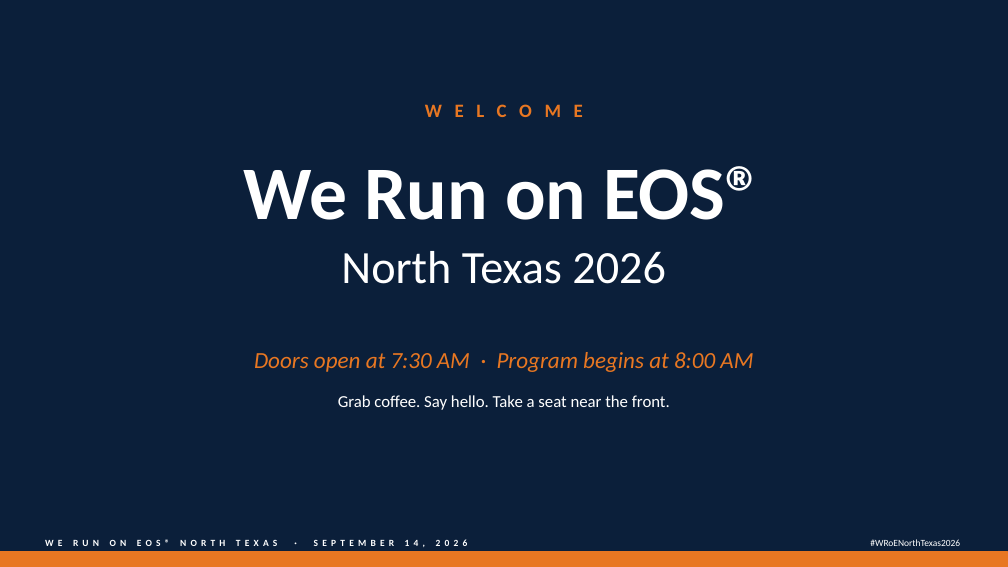
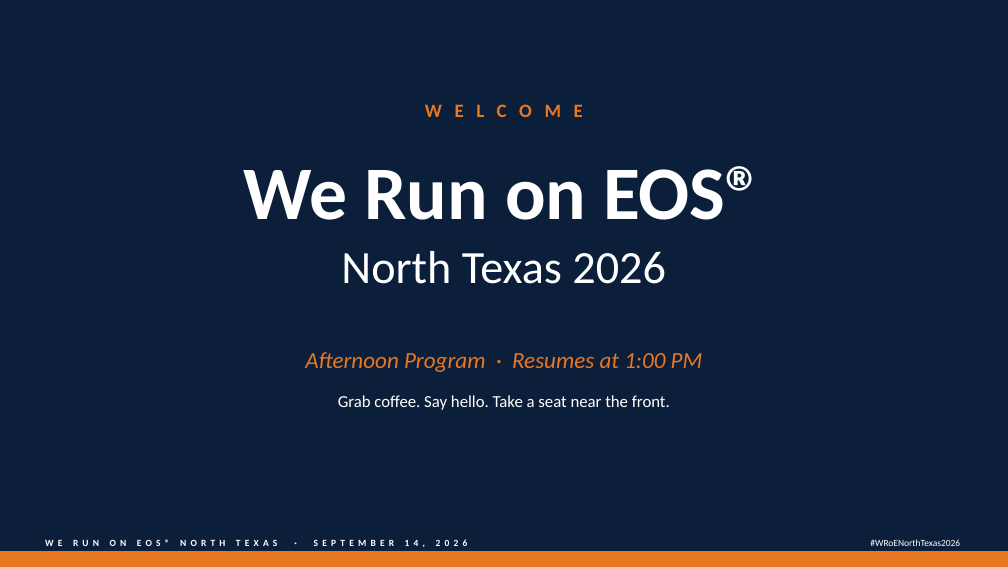
Before and after one commit to TicoRicoRay/wroe-dallas-2026, a slide deck: slide 1 of deliverables/deck/Deck.pptx. Drawn at 1008x567 pixels with LibreOffice and Linux fonts; fonts in the diff are those of the drawing. Boxes give left, top, right and bottom in pixels: in the first picture for what was removed or moved away, otherwise in the second. Text is boxed around its words. In the diff, an @@ line names an element or a change of style, - is before the commit and + after.

```diff
--- a/deliverables/deck/Deck.pptx
+++ b/deliverables/deck/Deck.pptx
@@ text at <box>305,352,703,372</box>: text changed @@
-Doors open at 7:30 AM · Program begins at 8:00 AM
+Afternoon Program · Resumes at 1:00 PM
```
Also in this commit, not shown: 6 other slides changed, 10 slides removed, 6 other files.
